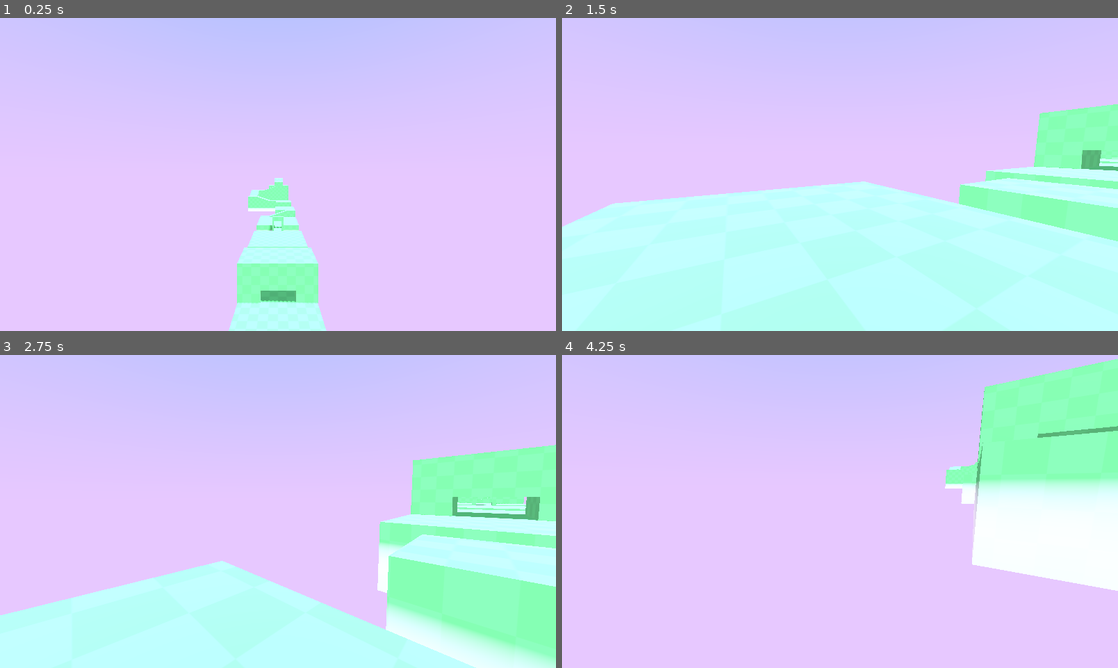
Above: before the commit, frames 1-4 (two rows, left to right).
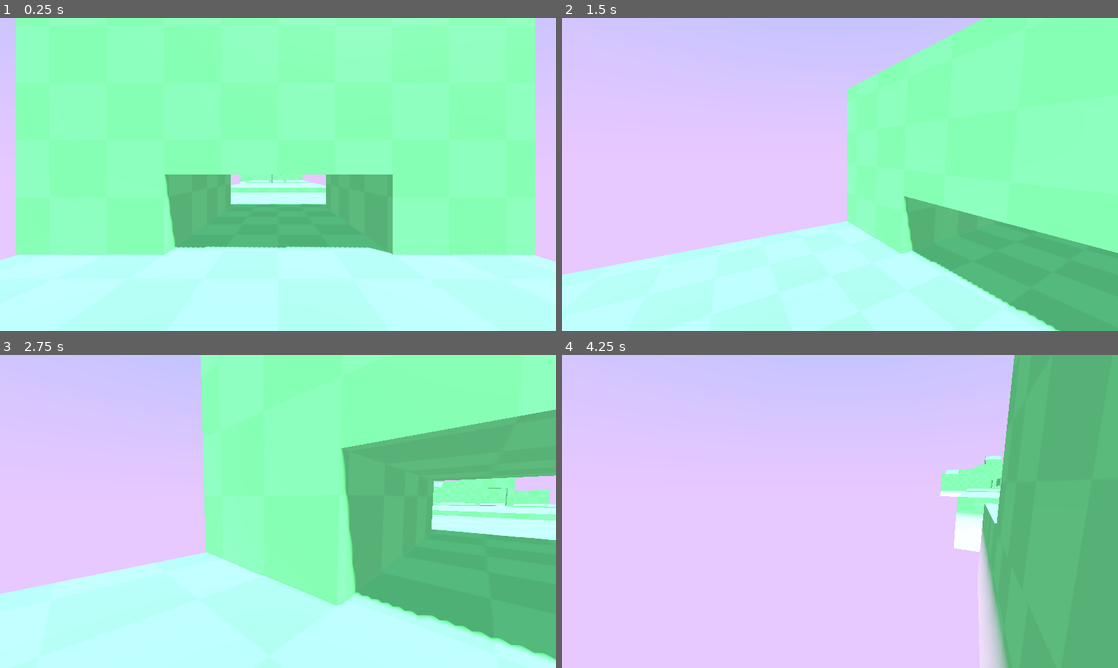
Above: after the commit, the same moments.

Repository: iguessfive/learn-3d-gamedev-from-zero-with-godot-4
Game: Godot game, scene res://game.tscn
The game is run twice, just before and just after one commit, with the same random seed, the same clock (stepped at 60 frames per second) and the same inputs.
Inputs (mouse positions are in pixels of both pictures, inside the frame that each line leads up to):
- Up to frame 1 (0.25 s): no input
- Up to frame 2 (1.5 s): tap Enter at 0.5 s; move the mouse to (962, 158) at 0.52 s; hold D (move_right) 0.53-1.28 s; hold C (crouching, bound only after the commit) 0.53-1.28 s; click (962, 158) at 0.67 s; tap Space (jump) at 0.77 s; move the mouse to (812, 174) at 1.27 s; hold W (move_up) from 1.28 s (still down); tap Shift (sprint) at 1.35 s
- Up to frame 3 (2.75 s): keep holding W (move_up); tap Space (jump) at 1.52 s; tap C (crouching, bound only after the commit) at 1.55 s; move the mouse to (289, 505) at 2.02 s; hold C (crouching, bound only after the commit) from 2.03 s (still down)
- Up to frame 4 (4.25 s): keep holding W (move_up); move the mouse to (834, 517) at 2.77 s; release C (crouching, bound only after the commit) at 2.78 s; tap Z at 2.85 s; click (834, 517) at 2.92 s; tap Space (jump) at 3.02, 3.77 s; tap C (crouching, bound only after the commit) at 3.05 s; move the mouse to (878, 514) at 3.52 s; hold C (crouching, bound only after the commit) from 3.53 s (still down)

The runs differ from the first frame. In frame 1, 92% of the frame differs, in the area x 0-100%, y 0-100%; in frame 2, 42%; in frame 3, 53%; in frame 4, 24%.

Commit message:
completed module 5 lesson 5

Diff:
--- a/M05.turn_on_lights_workbook/game.tscn
+++ b/M05.turn_on_lights_workbook/game.tscn
@@ -50,4 +50,4 @@
 unique_name_in_owner = true
 
 [node name="Player" parent="." instance=ExtResource("3_1gsp7")]
-transform = Transform3D(1, 0, 0, 0, 1, 0, 0, 0, 1, 0, 13.5395, 0)
+transform = Transform3D(1, 0, 0, 0, 1, 0, 0, 0, 1, 0, 0, -19.2697)
--- a/M05.turn_on_lights_workbook/lesson/Player.tscn
+++ b/M05.turn_on_lights_workbook/lesson/Player.tscn
@@ -1,20 +1,31 @@
-[gd_scene load_steps=3 format=3 uid="uid://y8sti7ev7rh5"]
+[gd_scene load_steps=4 format=3 uid="uid://y8sti7ev7rh5"]
 
 [ext_resource type="Script" path="res://lesson/player_fps_controller.gd" id="1_e7csy"]
 
 [sub_resource type="CylinderShape3D" id="CylinderShape3D_dgs58"]
 height = 1.6
 
+[sub_resource type="CylinderShape3D" id="CylinderShape3D_7kpjd"]
+height = 0.2
+
 [node name="Player" type="CharacterBody3D"]
 script = ExtResource("1_e7csy")
 
 [node name="CollisionShape3D" type="CollisionShape3D" parent="."]
+unique_name_in_owner = true
 transform = Transform3D(1, 0, 0, 0, 1, 0, 0, 0, 1, 0, 0.8, 0)
 shape = SubResource("CylinderShape3D_dgs58")
 
 [node name="Neck" type="Node3D" parent="."]
 unique_name_in_owner = true
+transform = Transform3D(1, 0, 0, 0, 1, 0, 0, 0, 1, 0, 1.4, 0)
 
 [node name="Camera3D" type="Camera3D" parent="Neck"]
 unique_name_in_owner = true
-transform = Transform3D(1, 0, 0, 0, 1, 0, 0, 0, 1, 0, 1.4, 0)
+
+[node name="CrounchCeilingCast" type="ShapeCast3D" parent="."]
+unique_name_in_owner = true
+transform = Transform3D(1, 0, 0, 0, 1, 0, 0, 0, 1, 0, 0.589385, 0)
+enabled = false
+shape = SubResource("CylinderShape3D_7kpjd")
+target_position = Vector3(0, 0.8, 0)
--- a/M05.turn_on_lights_workbook/lesson/player_fps_controller.gd
+++ b/M05.turn_on_lights_workbook/lesson/player_fps_controller.gd
@@ -6,6 +6,7 @@
 @export_category("Ground Movement")
 @export_range(1.0, 10.0, 0.1) var max_speed_jog := 4.0
 @export_range(1.0, 15.0, 0.1) var max_speed_sprint := 7.0
+@export_range(1.0, 10.0, 0.1) var max_speed_crouch := 2.0
 @export_range(1.0, 100.0, 0.1) var acceleration_jog := 15.0
 @export_range(1.0, 100.0, 0.1) var acceleration_sprint := 25.0
 @export_range(1.0, 100.0, 0.1) var deceleration := 12.0
@@ -15,9 +16,15 @@
 @export_range(1.0, 50.0, 0.1) var max_fall_speed := 20.0
 @export_range(1.0, 20.0, 0.1) var jump_velocity := 8.0
 
+var is_crouching := false: set = set_is_crounching
+
 @onready var _camera: Camera3D = %Camera3D
 @onready var _neck: Node3D = %Neck
 @onready var _neck_start_height: float = _neck.position.y
+@onready var _collision_shape_3d: CollisionShape3D = %CollisionShape3D
+@onready var _crounch_ceiling_cast: ShapeCast3D = %CrounchCeilingCast
+
+@onready var _collision_shape_start_height: float = _collision_shape_3d.shape.height # = height of the initial player collision
 
 func _process(delta: float) -> void:
 	var joystick_look_vector = Input.get_vector("ui_left", "ui_right", "ui_up", "ui_down")
@@ -40,12 +47,18 @@
 		if Input.is_action_pressed("sprint"):
 			max_speed = max_speed_sprint
 			acceleration = acceleration_sprint
+		if is_crouching: # when moving and crouch button pressed
+			max_speed = max_speed_crouch
 
 		velocity_change = acceleration * delta # update velocity data
 		velocity_ground_plane = velocity_ground_plane.move_toward(movement_direction_3d * max_speed, velocity_change)
 	else: # decelerating to stop
 		velocity_change = deceleration * delta
 		velocity_ground_plane = velocity_ground_plane.move_toward(Vector3.ZERO, velocity_change)
+
+	# pass in the state of when crouch button is pressed or not, to is_crouching setter
+	if is_on_floor():
+		set_is_crounching(Input.is_action_pressed("crouching"))
 
 	velocity.x = velocity_ground_plane.x
 	velocity.z = velocity_ground_plane.z
@@ -72,7 +85,6 @@
 		impact_tween.tween_property(_neck, "position:y", _neck.position.y - 0.2 * impact_intensity, 0.06)
 		impact_tween.tween_property(_neck, "position:y", _neck_start_height, 0.1) # back to orginal
 
-
 func _unhandled_input(event: InputEvent) -> void:
 	var is_mouse_button := event is InputEventMouseButton
 	var is_mouse_captured := Input.mouse_mode == Input.MOUSE_MODE_CAPTURED
@@ -87,6 +99,39 @@
 		var look_offset_2d: Vector2 = event.screen_relative * mouse_sensitivity
 		_rotate_camera_by(look_offset_2d)
 
+func set_is_crounching(new_value: bool) -> void:
+	if is_crouching == new_value:
+		return # prevent any changes if crouching state is unchanged
+
+	# on when player is no longer pressing crouch button,
+	# check if player node has room to stop crouching above, otherwise return
+	if new_value == false: # stopped pressing crouch button
+		_crounch_ceiling_cast.force_shapecast_update()
+		if _crounch_ceiling_cast.is_colliding():
+			return
+
+	is_crouching = new_value
+
+	# when crouching, half the collision shape height, otherwise reset it back to default value
+	if is_crouching:
+		_collision_shape_3d.shape.height = _collision_shape_start_height / 2
+	else:
+		_collision_shape_3d.shape.height = _collision_shape_start_height
+
+	# the vertcal or y value must be half of whatever the collision shape height is
+	_collision_shape_3d.position.y = _collision_shape_3d.shape.height / 2
+
+	# create a variable to store target height
+	var neck_target_height := 0.0
+	if is_crouching: # update viduals
+		neck_target_height = _neck_start_height * 0.7 # target neck height will be at 70% the start
+	else:
+		neck_target_height = _neck_start_height # otherwise reset to start
+
+	# tween to target neck height in 0.25 sec, trans_back and ease_out
+	var crouch_tween = create_tween().set_trans(Tween.TRANS_BACK).set_ease(Tween.EASE_OUT)
+	crouch_tween.tween_property(_neck, "position:y", neck_target_height, 0.25)
+
 func _rotate_camera_by(look_offset_2d: Vector2) -> void:
 	#how to rotate left and right
 	_camera.rotation.y -= look_offset_2d.x
--- a/M05.turn_on_lights_workbook/project.godot
+++ b/M05.turn_on_lights_workbook/project.godot
@@ -62,6 +62,11 @@
 , Object(InputEventJoypadButton,"resource_local_to_scene":false,"resource_name":"","device":-1,"button_index":1,"pressure":0.0,"pressed":true,"script":null)
 ]
 }
+crouching={
+"deadzone": 0.5,
+"events": [Object(InputEventKey,"resource_local_to_scene":false,"resource_name":"","device":-1,"window_id":0,"alt_pressed":false,"shift_pressed":false,"ctrl_pressed":false,"meta_pressed":false,"pressed":false,"keycode":0,"physical_keycode":67,"key_label":0,"unicode":99,"location":0,"echo":false,"script":null)
+]
+}
 
 [rendering]
 
